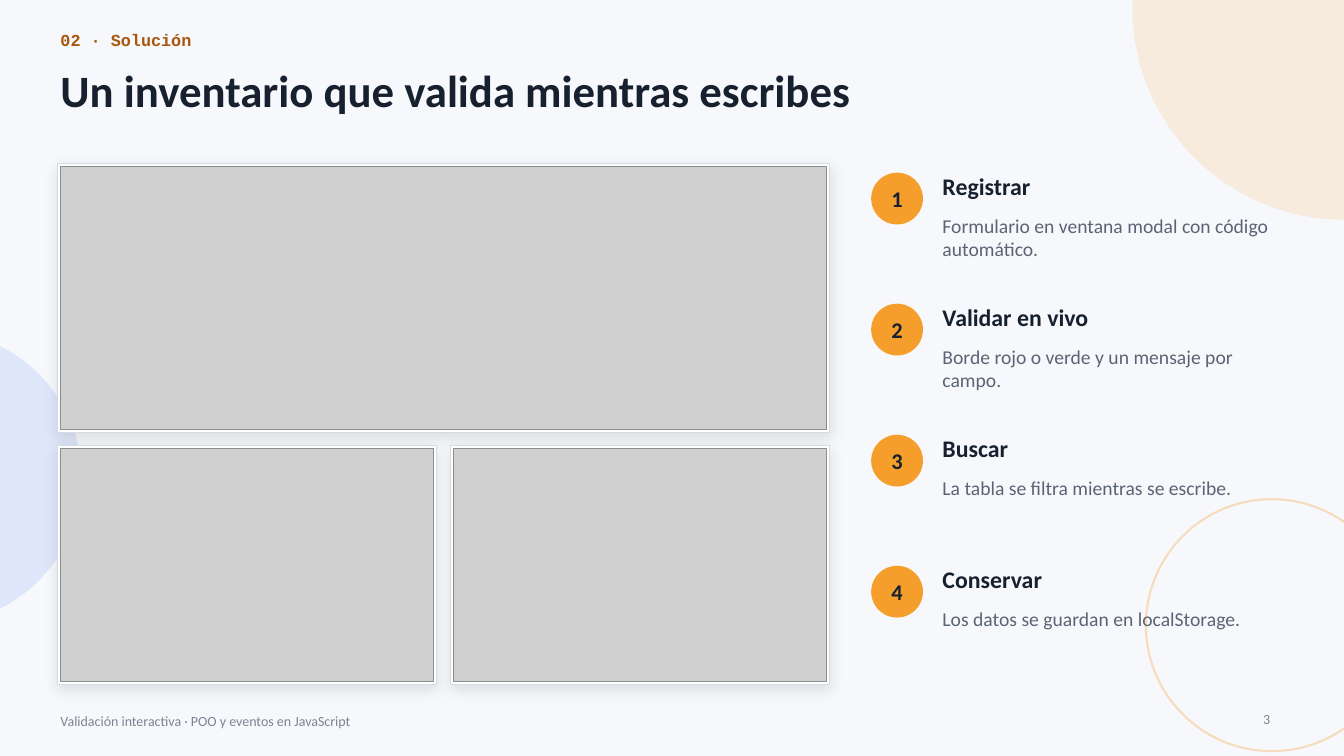
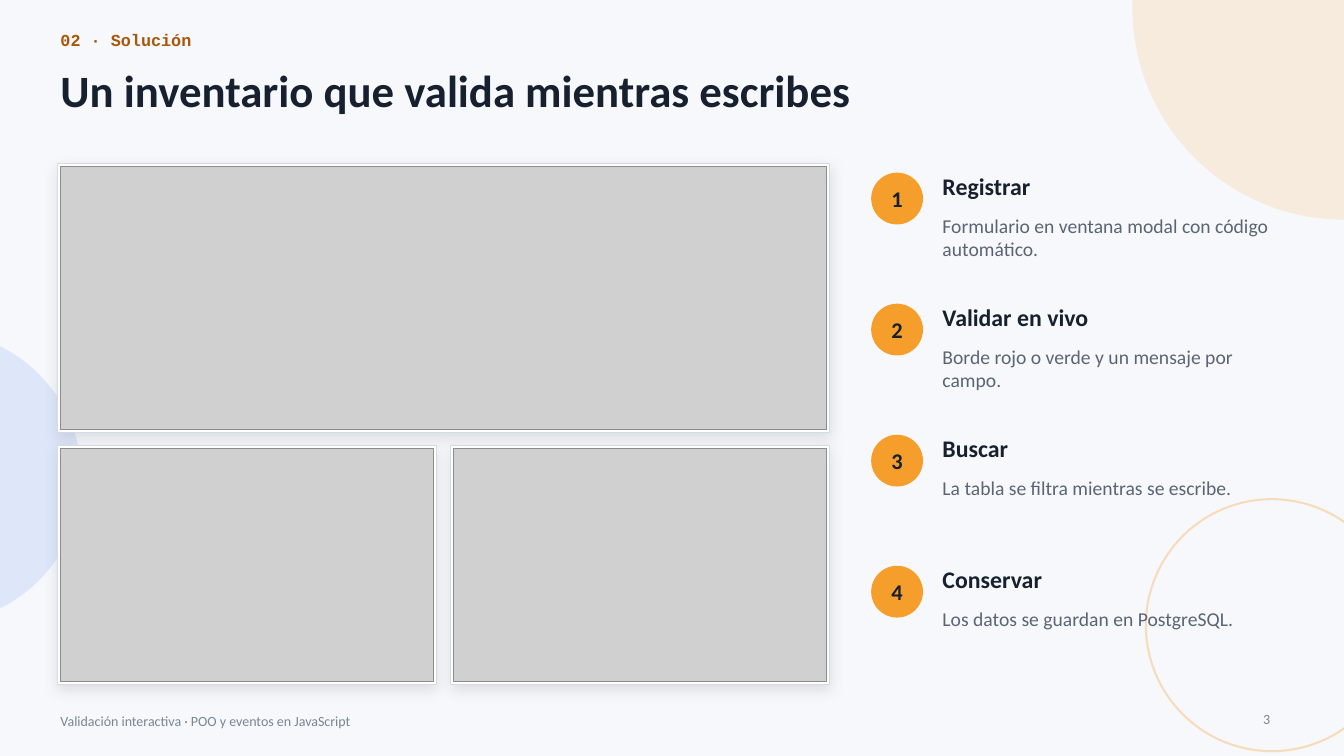
Before and after one commit to franconex/Actividad-2-DW2, a slide deck: slide 3 of Presentacion_POO_Eventos_PRO.pptx. Drawn at 1344x756 pixels with LibreOffice and Linux fonts; fonts in the diff are those of the drawing; grey boxes stand for pictures. Boxes give left, top, right and bottom in pixels: in the first picture for what was removed or moved away, otherwise in the second. Text is boxed around its words. In the diff, an @@ line names an element or a change of style, - is before the commit and + after.

```diff
--- a/Presentacion_POO_Eventos_PRO.pptx
+++ b/Presentacion_POO_Eventos_PRO.pptx
@@ text at [942, 610, 1233, 632]: text changed @@
-Los datos se guardan en localStorage.
+Los datos se guardan en PostgreSQL.
```
Also in this commit, not shown: 5 other slides changed, 2 slides added, 2 other files.
